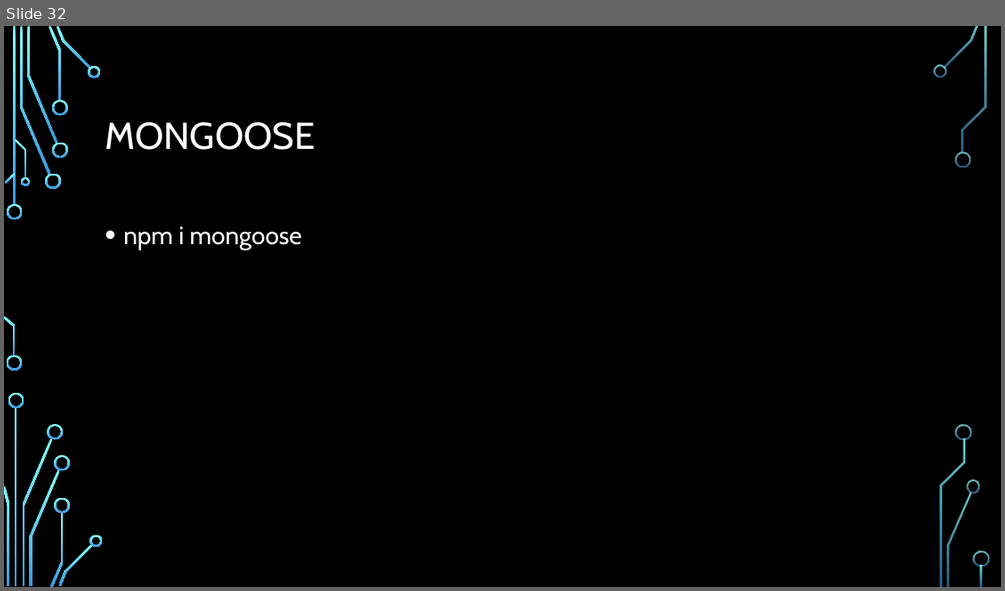
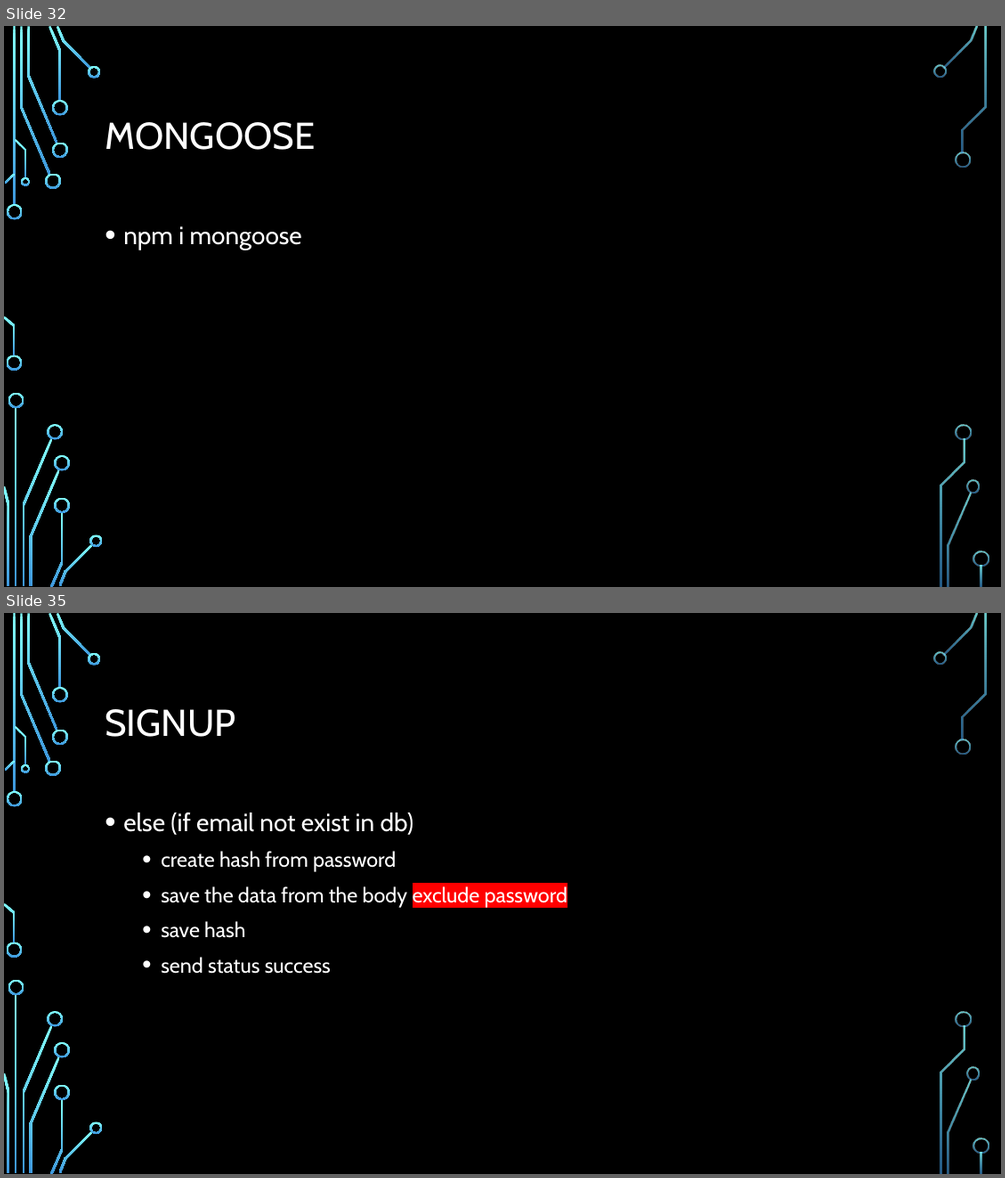
Before and after one commit to Rlss91/hu_morning_nodejs_W011121MR, a slide deck: docs/node js.pptx. Shown one above the other, each under a label of ours: slide 32 before the commit, slides 32 and 35 after it; the slides between them are not shown. The pictures are 1005x591 and 1005x1178 pixels, drawn with LibreOffice and Linux fonts; fonts in the diff are those of the drawing; background and template pictures are left out. Boxes give left, top, right and bottom in pixels: in the first picture for what was removed or moved away, otherwise in the second. Text is boxed around its words. In the diff, an @@ line names an element or a change of style, - is before the commit and + after.

Commit message:
signup not finished

```diff
--- a/docs/node js.pptx
+++ b/docs/node js.pptx
@@ slide 35 added at (4, 613, 1001, 1174), background picture (left out); not listed: 36 template elements that a slide beside it also shows @@
@@ title added at (105, 709, 235, 737), 36 pt, text #FFFFFF @@
+SIGNUP
@@ text added at (123, 812, 567, 973), 20 pt, text #FFFFFF @@
+• else (if email not exist in db)
+  • create hash from password
+  • save the data from the body exclude password
+  • save hash
+  • send status success
```
Also in this commit, not shown: 7 other slides added, 5 other files.
